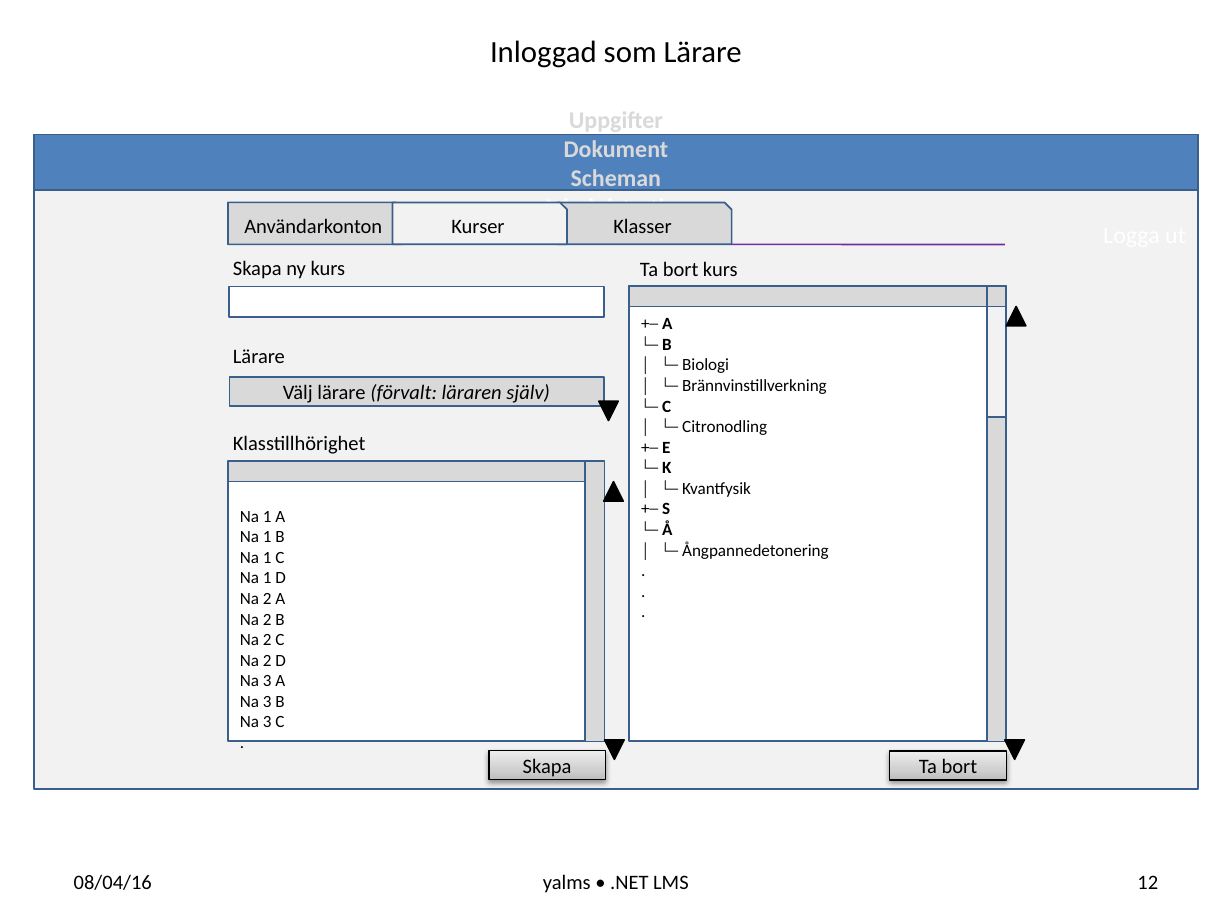
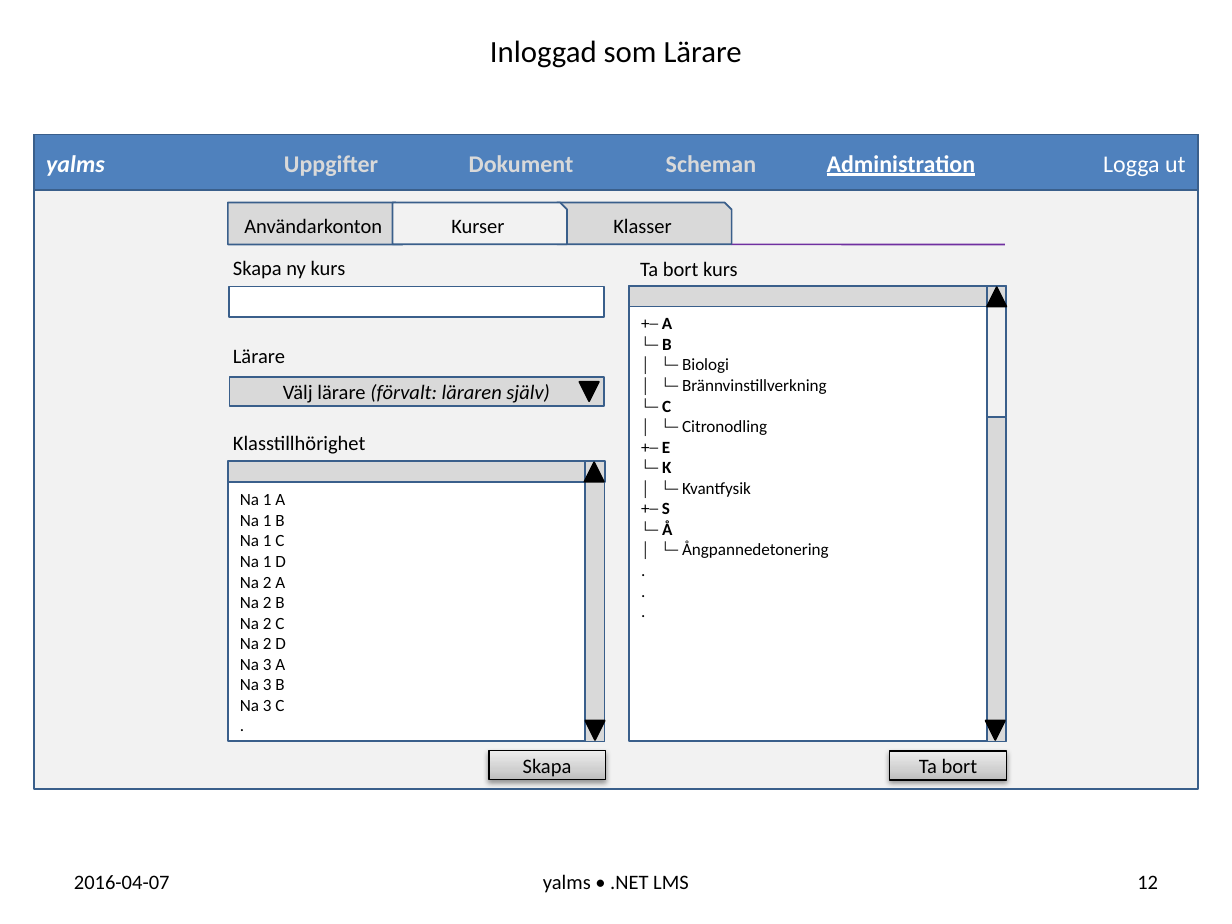
Before and after one commit to sc-elev/yalms, a slide deck: slide 12 of doc/Presentation_yalms.pptx. Drawn at 1232x924 pixels with LibreOffice and Linux fonts; fonts in the diff are those of the drawing. Boxes give left, top, right and bottom in pixels: in the first picture for what was removed or moved away, otherwise in the second. Text is boxed around its words. In the diff, an @@ line names an element or a change of style, - is before the commit and + after.

```diff
--- a/doc/Presentation_yalms.pptx
+++ b/doc/Presentation_yalms.pptx
@@ rectangle "yalms" at <box>34,134,1199,190</box>: columns 1 to 6; outline #3A5F8C 0.99 pt to #3A5F8C 1 pt @@
@@ outline #3A5F8C 0.99 pt to #3A5F8C 1 pt in 8 elements at <box>228,462,605,742</box>, <box>229,377,604,407</box>, <box>228,461,605,482</box>, <box>585,461,604,741</box>, <box>630,286,1007,307</box>, <box>987,286,1007,742</box>, <box>987,307,1007,418</box>, <box>34,134,1199,788</box> @@
@@ rectangle "+─ A" at <box>630,286,1007,742</box>: letter outline none to #808080 2.25 pt in "+─", "└─", "└─", "+─" and 3 more places; outline #3A5F8C 0.99 pt to #3A5F8C 1 pt @@
@@ 5 triangles: place and size @@
-5 triangles at <box>599,307,1026,760</box>
+5 triangles at <box>579,287,1007,740</box>
@@ outline #000000 0.99 pt to #000000 1 pt; proportions changed in 5 elements at <box>579,382,599,402</box>, <box>585,721,605,740</box>, <box>584,462,604,482</box>, <box>986,721,1005,740</box>, <box>987,287,1007,307</box> @@
@@ text at <box>74,875,170,889</box>: text changed @@
-08/04/16
+2016-04-07
```
Also in this commit, not shown: 20 other slides changed, 4 slides removed.
